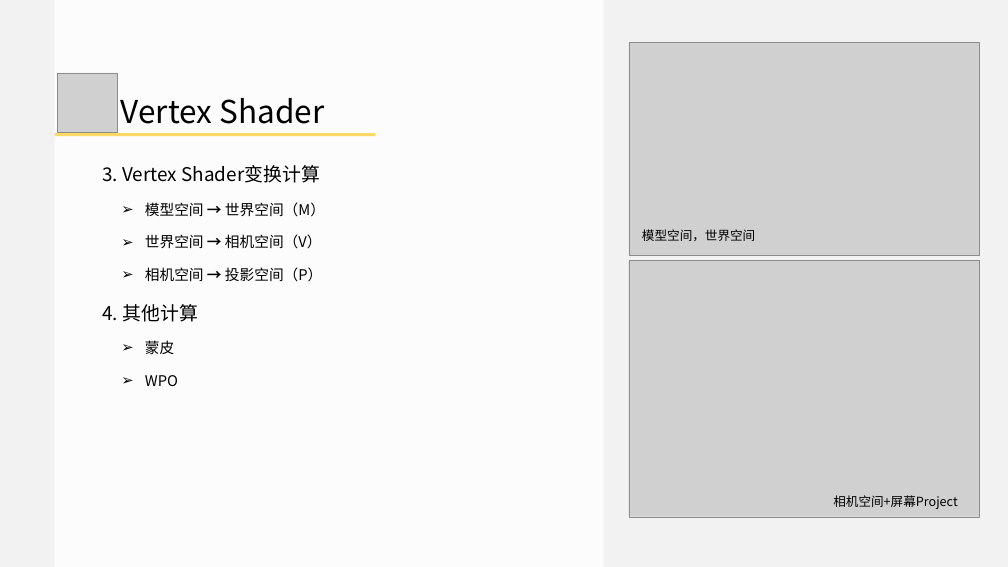
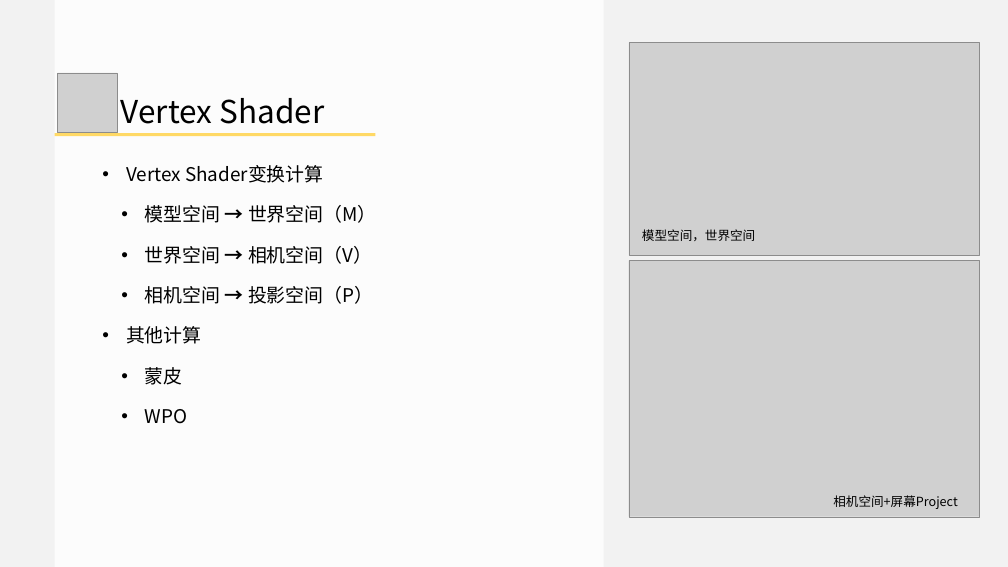
Before and after one commit to doomlover/KSGameEngineTutorials, a slide deck: slide 17 of PPTs/03.深入DX12绘制一.pptx (slide 16 before the commit). Drawn at 1008x567 pixels with LibreOffice and Linux fonts; fonts in the diff are those of the drawing; grey boxes stand for pictures. Boxes give left, top, right and bottom in pixels: in the first picture for what was removed or moved away, otherwise in the second. Text is boxed around its words. In the diff, an @@ line names an element or a change of style, - is before the commit and + after.

```diff
--- a/PPTs/03.深入DX12绘制一.pptx
+++ b/PPTs/03.深入DX12绘制一.pptx
@@ text at (x1=126, y1=165, x2=324, y2=183): text changed @@
-3. Vertex Shader变换计算
+• Vertex Shader变换计算
@@ text at (x1=145, y1=205, x2=377, y2=424): size 28 to 36 pt in "模型空间 → 世界空间（M）", "世界空间 → 相机空间（V）", "相机空间 → 投影空间（P）", "蒙皮" and 1 more places; bullet ➢ to • @@
@@ text at (x1=126, y1=326, x2=202, y2=344): text changed @@
-4. 其他计算
+• 其他计算
```
Also in this commit, not shown: 28 other slides changed, 1 slide added.
